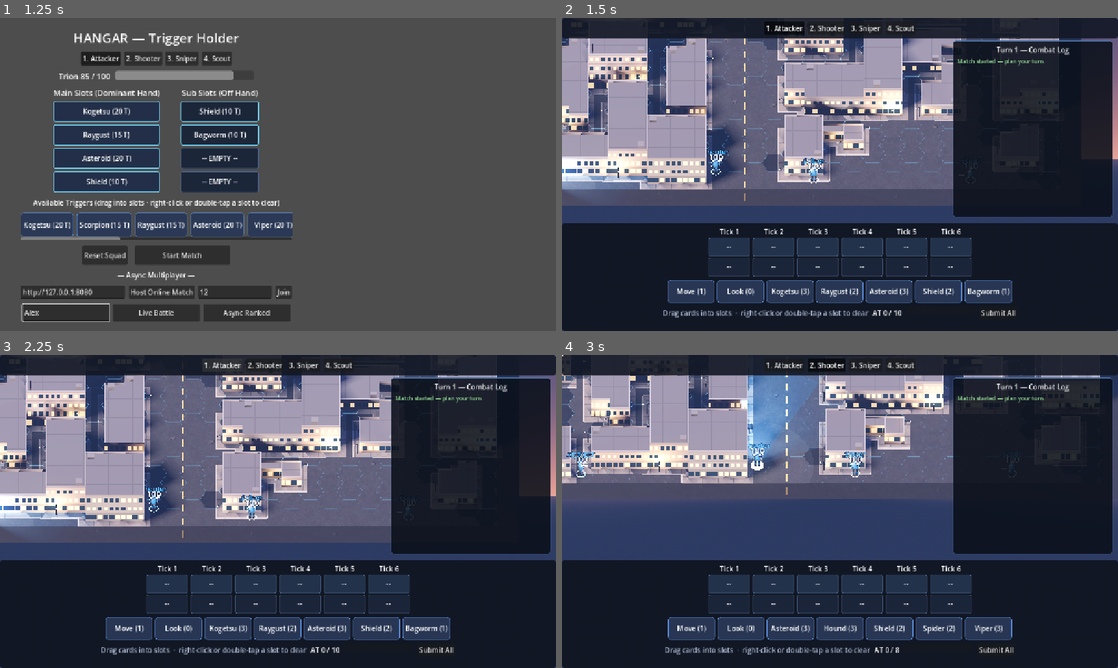
Above: before the commit, frames 1-4 (two rows, left to right).
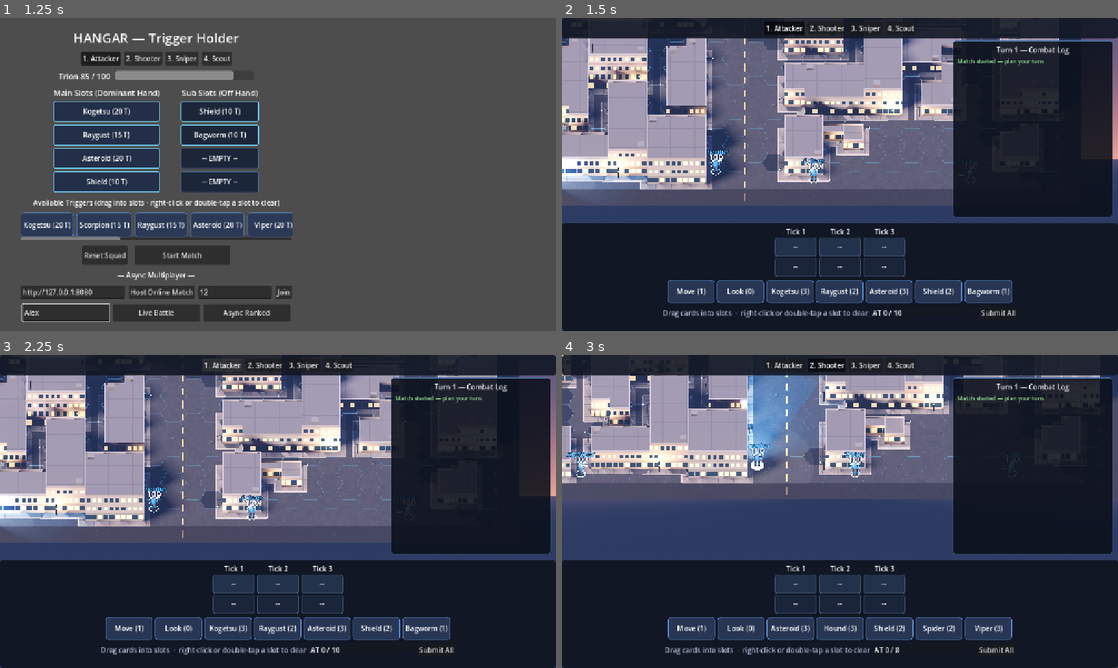
Above: after the commit, the same moments.

Repository: Takiz444/Mobile_World_Trigger_Battle_Sim
Game: Godot game, scene res://ui/hangar/hangar.tscn
Same seed, same stepped clock (60 frames per second), same inputs: the game is played once before the commit and once after it.
Inputs (mouse positions are in pixels of both pictures, inside the frame that each line leads up to):
- Up to frame 1 (1.25 s): click (233, 293) at 0.52 s; type "12" at 0.6 s; click (66, 312) at 0.75 s; type "Alex" at 0.83 s
- Up to frame 2 (1.5 s): click "Start Match" at 1.25 s
- Up to frame 3 (2.25 s): click "1. Attacker" at 2 s
- Up to frame 4 (3 s): click "2. Shooter" at 2.75 s

Frame 1 is identical in both runs. In frame 2, 2.2% of the frame differs, in the area x 26-74%, y 67-83%; in frame 3, 2.2%; in frame 4, 2.2%.

Commit message:
Reduce action rounds from 6 to 3 ticks per turn
TurnPlan.TICKS_PER_TURN now drives the whole pipeline (planning UI,
engine, network codec, server, replays), so the change is centralized.

- TurnPlan.TICKS_PER_TURN: 6 -> 3
- Ladder.LIVE_REPLAY_SEC: 6 -> 3 (replay window tracks tick count)
- Update '6-tick' comments across the codebase
- Fix tests that hardcoded tick indices beyond the new limit
  (crossfire-assist AT spend, bagworm toggle, AT-overrun validation)

Diff:
--- a/common/combat/match_runner.gd
+++ b/common/combat/match_runner.gd
@@ -33,7 +33,7 @@
 	return ms
 
 
-## Resolves a full 6-tick turn deterministically.
+## Resolves a full 3-tick turn deterministically.
 static func resolve_turn(ms: MatchState, plan0: TurnPlan, plan1: TurnPlan) -> Array[CombatEvent]:
 	var engine := TickEngine.new()
 	return engine.resolve(ms, plan0, plan1)
--- a/common/combat/tick_engine.gd
+++ b/common/combat/tick_engine.gd
@@ -1,6 +1,6 @@
 class_name TickEngine
 extends RefCounted
-## Deterministic 6-tick resolution engine (GDD section 8.2).
+## Deterministic 3-tick resolution engine (GDD section 8.2).
 ##
 ## Sub-phase priority per tick:
 ##   1. State & Priority  — Bagworm (stealth) toggles
--- a/common/data/tick_action.gd
+++ b/common/data/tick_action.gd
@@ -1,12 +1,12 @@
 class_name TickAction
 extends RefCounted
-## A single unit's planned action bundle for one tick (1..6) on the timeline.
+## A single unit's planned action bundle for one tick (1..3) on the timeline.
 ##
 ## main_card and sub_card together model the Dual-Slot system (section 5.3):
 ## concurrent Main + Sub actions incur a Mental Load penalty, and a double
 ## Shield assignment represents Full Guard.
 
-var tick_index: int = 0          # 1..6
+var tick_index: int = 0          # 1..3
 var main_card: TriggerCard
 var sub_card: TriggerCard
 # Main-slot target.
--- a/common/data/turn_plan.gd
+++ b/common/data/turn_plan.gd
@@ -2,11 +2,11 @@
 extends RefCounted
 ## Planning-phase data model for one turn (GDD section 5).
 ##
-## Holds per-unit 6-tick timelines and owns the Action Token economy:
+## Holds per-unit 3-tick timelines and owns the Action Token economy:
 ## Dual-Slot Mental Load (+1 AT), Full Guard (flat 4 AT), and the
 ## Kogetsu/Scorpion melee Penchant (+2 base AT pool).
 
-const TICKS_PER_TURN := 6
+const TICKS_PER_TURN := 3
 const MAIN_SLOT := 0
 const SUB_SLOT := 1
 const MENTAL_LOAD_COST := 1
--- a/common/net/ladder.gd
+++ b/common/net/ladder.gd
@@ -38,7 +38,7 @@
 
 const LIVE_FIRST_TURN_SEC := 60      # extra time to read the board on turn 1
 const LIVE_TURN_SEC := 40
-const LIVE_REPLAY_SEC := 6           # clients animate the 6-tick replay
+const LIVE_REPLAY_SEC := 3           # clients animate the 3-tick replay
 const LIVE_LOAD_GRACE_SEC := 15      # both clients load the battle scene
 const LIVE_MAX_TURNS := 8
 ## A live player auto-filled this many turns in a row forfeits (AFK).
--- a/levels/board/match_controller.gd
+++ b/levels/board/match_controller.gd
@@ -436,7 +436,7 @@
 			_units_view.flash_hit(target)
 
 
-## Local mode: resolves + animates a full 6-tick turn and returns the winner
+## Local mode: resolves + animates a full 3-tick turn and returns the winner
 ## (-1 if none). The engine sees everything, but the board and the combat log
 ## only show what the player's team can see (fog of war).
 func _replay_turn(player_plan: TurnPlan, enemy_plan: TurnPlan) -> int:
--- a/test/rules_test.gd
+++ b/test/rules_test.gd
@@ -201,7 +201,7 @@
 	var p0 := _plan(ms, 0)
 	p0.assign(0, 0, TurnPlan.MAIN_SLOT, TriggerLibrary.get_card("Bagworm"))
 	var engine := TickEngine.new()
-	for t in 4:
+	for t in TurnPlan.TICKS_PER_TURN:
 		engine.resolve_tick(ms, p0, _plan(ms, 1), t)
 	_check(ms.teams[0][0].stealth_active, "Bagworm stays on for the rest of the turn")
 	engine.resolve_tick(ms, _plan(ms, 0), _plan(ms, 1), 0)
@@ -401,13 +401,17 @@
 	_fire(ms, "Asteroid", target)
 	_check(ms.teams[1][0].trion_hp == 80, "Crossfire Assist: ally with the target in its arc fires too (hp %d)" % ms.teams[1][0].trion_hp)
 
-	# Same setup, but the ally has spent all its AT: no follow-up.
+	# Same setup, but the ally has spent all its AT: no follow-up. Across a
+	# 3-tick turn the Shooter spends its full 8 AT: Full Guard on tick 0 (4 AT)
+	# plus Shield on ticks 1 and 2 (2 AT each).
 	ms = _match(specs)
 	var p0 := _plan(ms, 0)
 	p0.assign(0, 0, TurnPlan.MAIN_SLOT, TriggerLibrary.get_card("Asteroid"))
 	p0.set_target(0, 0, target)
-	for t in range(1, 5):
-		p0.assign(1, t, TurnPlan.MAIN_SLOT, TriggerLibrary.get_card("Shield"))
+	p0.assign(1, 0, TurnPlan.MAIN_SLOT, TriggerLibrary.get_card("Shield"))
+	p0.assign(1, 0, TurnPlan.SUB_SLOT, TriggerLibrary.get_card("Shield"))
+	p0.assign(1, 1, TurnPlan.MAIN_SLOT, TriggerLibrary.get_card("Shield"))
+	p0.assign(1, 2, TurnPlan.MAIN_SLOT, TriggerLibrary.get_card("Shield"))
 	var engine := TickEngine.new()
 	engine.always_hit = true
 	engine.resolve_tick(ms, p0, _plan(ms, 1), 0)
@@ -611,10 +615,12 @@
 	res = PlanCodec.decode_plan_checked(cheat, units)
 	_check(str(res["error"]) != "", "rejects card the unit has not equipped")
 
-	# 6 x Kogetsu (3 AT each) blows the 10 AT penchant pool.
+	# Kogetsu (3 AT) + Raygust (2 AT) in every tick, plus 1 AT Mental Load
+	# per dual tick = 6 AT/tick: 18 AT blows the 10 AT penchant pool.
 	var overrun := PlanCodec.encode_plan(TurnPlan.new(units))
 	for t in TurnPlan.TICKS_PER_TURN:
 		overrun["units"][0][t]["main"] = "Kogetsu"
+		overrun["units"][0][t]["sub"] = "Raygust"
 	res = PlanCodec.decode_plan_checked(overrun, units)
 	_check(str(res["error"]) != "", "rejects AT overrun")
 
--- a/ui/timeline/timeline_ui.gd
+++ b/ui/timeline/timeline_ui.gd
@@ -1,8 +1,8 @@
 class_name TimelineUI
 extends Control
-## 6-tick timeline ribbon + card hand + AT economy UI (GDD section 7).
+## 3-tick timeline ribbon + card hand + AT economy UI (GDD section 7).
 ##
-## Top bar: unit quick-select tabs. Bottom panel: 6 tick columns (Main/Sub),
+## Top bar: unit quick-select tabs. Bottom panel: 3 tick columns (Main/Sub),
 ## draggable action-card hand, AT meter, and the Submit All button.
 ## The middle of the screen passes mouse input through to the 3D board.
 
